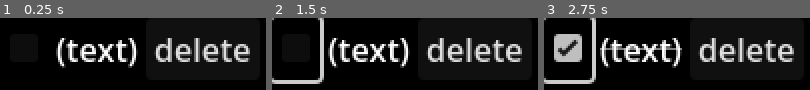
Above: before the commit, frames 1-3 (left to right).
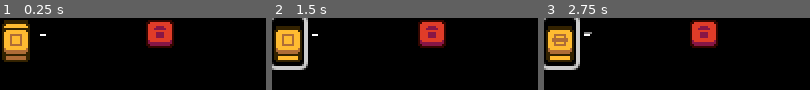
Above: after the commit, the same moments.

Repository: Orobinette/Desktop-Companion
Game: Godot game, scene res://Scenes/scn_todo_entry.tscn
Two runs of this game, one before a commit and one after it. Both use one fixed random seed, a clock stepped at 60 frames per second and the inputs below. This scene is started directly instead of the project's main scene.
Inputs (mouse positions are in pixels of both pictures, inside the frame that each line leads up to; where the layout moved, square brackets give the same spot in the first picture):
- Up to frame 1 (0.25 s): no input
- Up to frame 2 (1.5 s): click (287, 41) [295, 48] at 0.5 s; click (287, 41) [295, 48] at 1.25 s
- Up to frame 3 (2.75 s): click (559, 41) [567, 48] at 2 s

The runs differ from the first frame. In frame 1, 22% of the frame differs, in the area x 0-94%, y 2-70%; in frame 2, 25%; in frame 3, 26%, in the area x 0-94%, y 0-92%.

Commit message:
Pomo + todo sprites

Diff:
--- a/Scenes/scn_pomodoro_timer.tscn
+++ b/Scenes/scn_pomodoro_timer.tscn
@@ -3,15 +3,13 @@
 [ext_resource type="Script" path="res://Scripts/Pomodoro.gd" id="1_ae6x0"]
 [ext_resource type="Texture2D" uid="uid://blwq60cwy8wum" path="res://Sprites/spr_play_normal.png" id="2_660k3"]
 [ext_resource type="Texture2D" uid="uid://dx7v1ta3rtf5g" path="res://Sprites/spr_menu_pomodoro.png" id="2_j50wd"]
-[ext_resource type="FontFile" uid="uid://b22x4sj87nf3c" path="res://mg_dialogue.ttf" id="2_kt7nc"]
+[ext_resource type="FontFile" uid="uid://b22x4sj87nf3c" path="res://fnt_large.ttf" id="2_kt7nc"]
 [ext_resource type="Texture2D" uid="uid://ui7sdn2f4e4u" path="res://Sprites/spr_play_hover.png" id="3_uw5sy"]
 [ext_resource type="Texture2D" uid="uid://clw8jmg1temt4" path="res://Sprites/spr_pause_normal.png" id="4_gnc07"]
 [ext_resource type="Texture2D" uid="uid://rrkohlya0vha" path="res://Sprites/spr_restart_normal.png" id="4_qnb42"]
 [ext_resource type="Texture2D" uid="uid://bh8fr3bqvimum" path="res://Sprites/spr_restart_hover.png" id="5_36nkq"]
 [ext_resource type="Texture2D" uid="uid://d2npngg557kci" path="res://Sprites/spr_pause_hover.png" id="5_ghmex"]
-
-[sub_resource type="Theme" id="Theme_eageb"]
-default_font = ExtResource("2_kt7nc")
+[ext_resource type="Theme" uid="uid://batwdv4faqriv" path="res://fnt_large_theme.tres" id="7_q52pd"]
 
 [sub_resource type="Theme" id="Theme_nt1w6"]
 default_font = ExtResource("2_kt7nc")
@@ -42,7 +40,7 @@
 offset_top = 19.0
 offset_right = 89.0
 offset_bottom = 35.0
-theme = SubResource("Theme_eageb")
+theme = ExtResource("7_q52pd")
 theme_override_colors/font_outline_color = Color(0.1, 0.1, 0.1, 1)
 theme_override_constants/outline_size = 3
 text = "Pomodoro
--- a/Scenes/scn_todo.tscn
+++ b/Scenes/scn_todo.tscn
@@ -1,37 +1,75 @@
-[gd_scene load_steps=2 format=3 uid="uid://6dvvhrh03yhm"]
+[gd_scene load_steps=11 format=3 uid="uid://6dvvhrh03yhm"]
 
 [ext_resource type="Script" path="res://Scripts/Todo.gd" id="1_ijbd2"]
+[ext_resource type="Texture2D" uid="uid://ckxsb6y55o6lf" path="res://Sprites/spr_menu_todo.png" id="2_i1my4"]
+[ext_resource type="Theme" uid="uid://batwdv4faqriv" path="res://fnt_large_theme.tres" id="3_f4ke1"]
+[ext_resource type="FontFile" uid="uid://ditmfl8v0pdr5" path="res://fnt_small.ttf" id="4_12vuy"]
+[ext_resource type="Texture2D" uid="uid://65lcr2l5pujn" path="res://Sprites/spr_text_input.png" id="5_5brqj"]
+[ext_resource type="Texture2D" uid="uid://db5ta4aiekldn" path="res://Sprites/spr_add_normal.png" id="6_kx077"]
+[ext_resource type="Texture2D" uid="uid://enrxns7cijiu" path="res://Sprites/spr_add_hover.png" id="7_od1u3"]
+
+[sub_resource type="Theme" id="Theme_bqpf2"]
+default_font = ExtResource("4_12vuy")
+
+[sub_resource type="StyleBoxTexture" id="StyleBoxTexture_aaneo"]
+texture = ExtResource("5_5brqj")
+texture_margin_left = 2.0
+texture_margin_top = 4.0
+
+[sub_resource type="Theme" id="Theme_u4hah"]
 
 [node name="Todo" type="Window" node_paths=PackedStringArray("text_input", "entry_container")]
-position = Vector2i(100, 100)
-size = Vector2i(300, 300)
+position = Vector2i(10, 36)
+size = Vector2i(354, 558)
+content_scale_size = Vector2i(118, 186)
+content_scale_mode = 2
+content_scale_aspect = 1
+content_scale_stretch = 1
 script = ExtResource("1_ijbd2")
 text_input = NodePath("Text Input")
 entry_container = NodePath("Entry Container")
 
+[node name="Sprite2D" type="Sprite2D" parent="."]
+texture = ExtResource("2_i1my4")
+centered = false
+
 [node name="Title" type="RichTextLabel" parent="."]
-offset_right = 40.0
-offset_bottom = 40.0
+clip_contents = false
+offset_left = 44.0
+offset_top = 19.0
+offset_right = 84.0
+offset_bottom = 59.0
+theme = ExtResource("3_f4ke1")
+theme_override_colors/font_outline_color = Color(0, 0, 0, 1)
+theme_override_constants/outline_size = 3
 text = "Todo"
 
 [node name="Text Input" type="TextEdit" parent="."]
-offset_top = 33.0
-offset_right = 100.0
-offset_bottom = 73.0
+offset_left = 16.0
+offset_top = 36.0
+offset_right = 84.0
+offset_bottom = 54.0
 size_flags_horizontal = 8
+theme = SubResource("Theme_bqpf2")
+theme_override_styles/normal = SubResource("StyleBoxTexture_aaneo")
 placeholder_text = "-"
 scroll_smooth = true
 
-[node name="Add Button" type="Button" parent="."]
-offset_left = 110.0
-offset_top = 33.0
-offset_right = 148.0
-offset_bottom = 73.0
-text = "add"
+[node name="Add Button" type="TextureButton" parent="."]
+offset_left = 88.0
+offset_top = 38.0
+offset_right = 126.0
+offset_bottom = 78.0
+texture_normal = ExtResource("6_kx077")
+texture_hover = ExtResource("7_od1u3")
 
 [node name="Entry Container" type="VBoxContainer" parent="."]
-offset_top = 85.0
-offset_right = 40.0
-offset_bottom = 125.0
+clip_contents = true
+offset_left = 15.0
+offset_top = 57.0
+offset_right = 115.0
+offset_bottom = 170.0
+theme = SubResource("Theme_u4hah")
+theme_override_constants/separation = 16
 
 [connection signal="pressed" from="Add Button" to="." method="_on_add_button_pressed"]
--- a/Scenes/scn_todo_entry.tscn
+++ b/Scenes/scn_todo_entry.tscn
@@ -1,30 +1,79 @@
-[gd_scene load_steps=2 format=3 uid="uid://bqeavjas4bvyu"]
+[gd_scene load_steps=14 format=3 uid="uid://bqeavjas4bvyu"]
 
 [ext_resource type="Script" path="res://Scripts/TodoEntry.gd" id="1_7xkwc"]
+[ext_resource type="Texture2D" uid="uid://dgxyyt51dqxvo" path="res://Sprites/spr_check_normal.png" id="2_y2ypv"]
+[ext_resource type="Texture2D" uid="uid://6gq43if5bxv2" path="res://Sprites/spr_cross_normal.png" id="3_8qhn0"]
+[ext_resource type="Texture2D" uid="uid://xfjnyq16rfbi" path="res://Sprites/spr_check_heavy.png" id="4_0a2q1"]
+[ext_resource type="Texture2D" uid="uid://bbrycr7ej5jg1" path="res://Sprites/spr_cross_hover.png" id="5_2x7ye"]
+[ext_resource type="Theme" uid="uid://dynkd3lqiuty3" path="res://fnt_small_theme.tres" id="6_r4k6o"]
+[ext_resource type="Texture2D" uid="uid://bymdnkvbga8lj" path="res://Sprites/spr_delete_normal.png" id="7_7bacy"]
+[ext_resource type="Texture2D" uid="uid://dhq6bf71o232p" path="res://Sprites/spr_delete_hover.png" id="8_6xpcl"]
 
-[node name="Todo entry" type="HBoxContainer" node_paths=PackedStringArray("check", "text_box", "delete")]
+[sub_resource type="Theme" id="Theme_jeqr3"]
+
+[sub_resource type="StyleBoxTexture" id="StyleBoxTexture_badpg"]
+texture = ExtResource("2_y2ypv")
+
+[sub_resource type="StyleBoxTexture" id="StyleBoxTexture_ui1e5"]
+texture = ExtResource("3_8qhn0")
+
+[sub_resource type="StyleBoxTexture" id="StyleBoxTexture_yehps"]
+texture = ExtResource("4_0a2q1")
+
+[sub_resource type="StyleBoxTexture" id="StyleBoxTexture_qrrco"]
+texture = ExtResource("5_2x7ye")
+
+[node name="Todo entry" type="Control" node_paths=PackedStringArray("check", "text_box")]
+layout_mode = 3
+anchors_preset = 0
+offset_right = 62.0
+offset_bottom = 16.0
 script = ExtResource("1_7xkwc")
 check = NodePath("Check Box")
 text_box = NodePath("Text")
-delete = NodePath("Delete Button")
 
 [node name="Check Box" type="CheckBox" parent="."]
 layout_mode = 2
+offset_right = 16.0
+offset_bottom = 16.0
+size_flags_horizontal = 4
+size_flags_vertical = 4
+theme = SubResource("Theme_jeqr3")
+theme_override_constants/outline_size = 0
+theme_override_icons/checked = ExtResource("3_8qhn0")
+theme_override_icons/unchecked = ExtResource("2_y2ypv")
+theme_override_styles/normal = SubResource("StyleBoxTexture_badpg")
+theme_override_styles/pressed = SubResource("StyleBoxTexture_ui1e5")
+theme_override_styles/hover = SubResource("StyleBoxTexture_yehps")
+theme_override_styles/hover_pressed = SubResource("StyleBoxTexture_qrrco")
 
 [node name="Text" type="RichTextLabel" parent="."]
+clip_contents = false
 layout_mode = 2
+offset_left = 20.0
+offset_top = 5.0
+offset_right = 24.0
+offset_bottom = 11.0
 size_flags_horizontal = 8
 size_flags_vertical = 4
+theme = ExtResource("6_r4k6o")
+theme_override_colors/font_outline_color = Color(0, 0, 0, 1)
+theme_override_constants/outline_size = 3
 bbcode_enabled = true
-text = "(text)"
+text = "-"
 fit_content = true
-scroll_active = false
 autowrap_mode = 0
 metadata/_edit_use_anchors_ = true
 
-[node name="Delete Button" type="Button" parent="."]
+[node name="Delete Button" type="TextureButton" parent="."]
 layout_mode = 2
-text = "delete"
+offset_left = 73.0
+offset_top = 1.0
+offset_right = 87.0
+offset_bottom = 15.0
+size_flags_vertical = 4
+texture_normal = ExtResource("7_7bacy")
+texture_hover = ExtResource("8_6xpcl")
 
 [connection signal="toggled" from="Check Box" to="." method="_on_check_pressed"]
 [connection signal="pressed" from="Delete Button" to="." method="_on_delete_button_pressed"]
--- /dev/null
+++ b/fnt_large_theme.tres
@@ -0,0 +1,6 @@
+[gd_resource type="Theme" load_steps=2 format=3 uid="uid://batwdv4faqriv"]
+
+[ext_resource type="FontFile" uid="uid://b22x4sj87nf3c" path="res://fnt_large.ttf" id="1_joq7i"]
+
+[resource]
+default_font = ExtResource("1_joq7i")
--- /dev/null
+++ b/fnt_small_theme.tres
@@ -0,0 +1,6 @@
+[gd_resource type="Theme" load_steps=2 format=3 uid="uid://dynkd3lqiuty3"]
+
+[ext_resource type="FontFile" uid="uid://ditmfl8v0pdr5" path="res://fnt_small.ttf" id="1_0i34e"]
+
+[resource]
+default_font = ExtResource("1_0i34e")
Binary file added: Sprites/spr_add_hover.png
Not shown, added: Sprites/spr_add_hover.png.import
Binary file added: Sprites/spr_add_normal.png
Not shown, added: Sprites/spr_add_normal.png.import
Binary file added: Sprites/spr_check_heavy.png
Not shown, added: Sprites/spr_check_heavy.png.import
Binary file added: Sprites/spr_check_normal.png
Not shown, added: Sprites/spr_check_normal.png.import
Binary file added: Sprites/spr_cross_hover.png
Not shown, added: Sprites/spr_cross_hover.png.import
Binary file added: Sprites/spr_cross_normal.png
Not shown, added: Sprites/spr_cross_normal.png.import
(and 12 more such lines)
